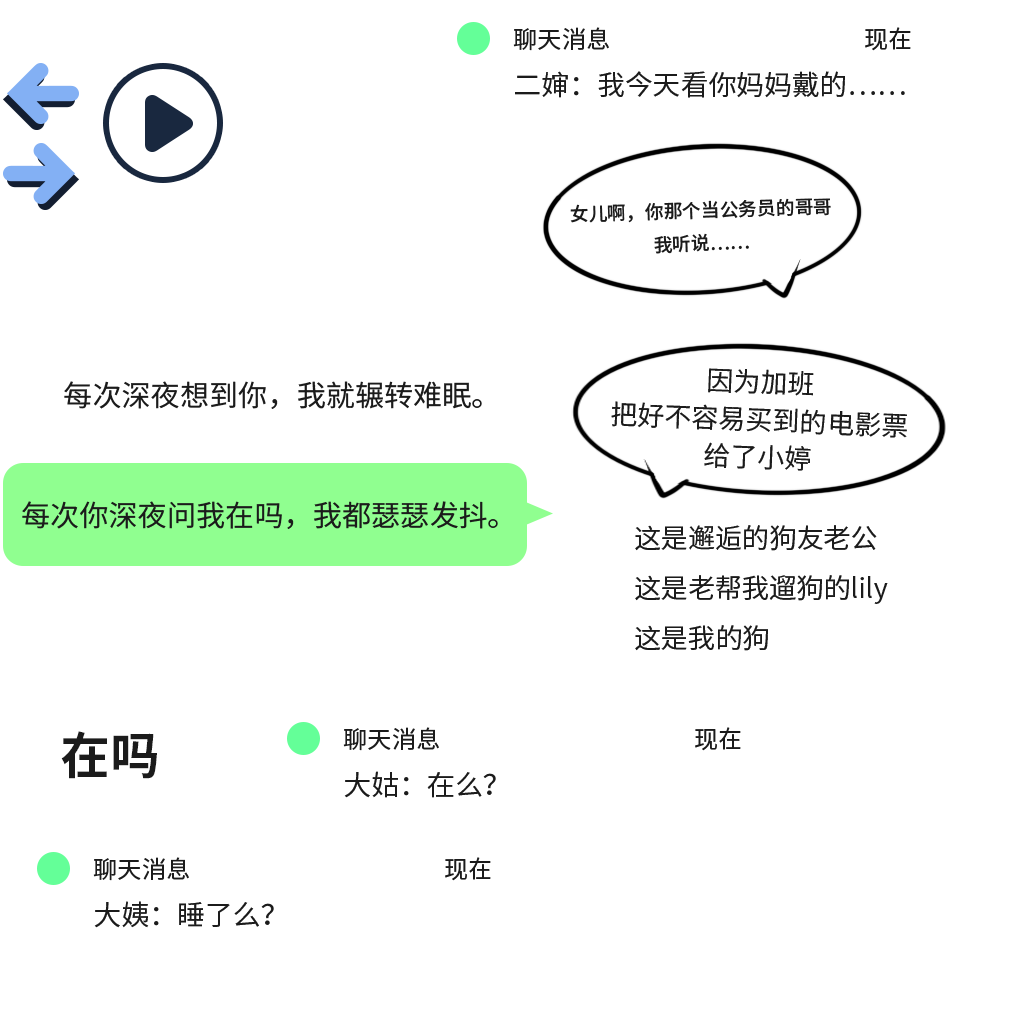
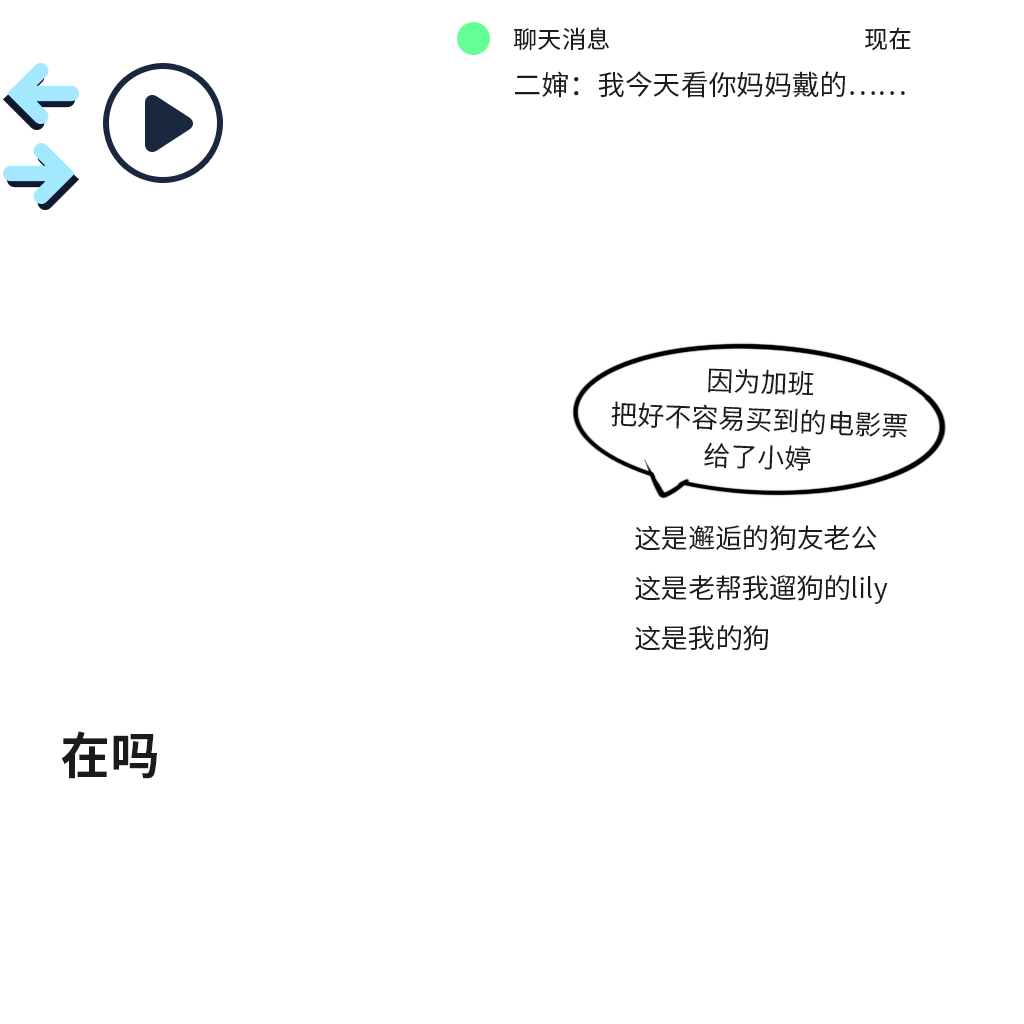
Two versions of the same layered image (1024 × 1024). Layer-by-layer changes:
hid group "2" (4 layers) over (37, 852, 491, 928)
hid group "1" (4 layers) over (287, 722, 741, 798)
hid group "对话框" (3rd of 4) (4 layers) over (3, 381, 553, 566)
added layer "左箭头" (1st of 2) above "右箭头" over (3, 63, 79, 130)
added layer "右箭头" (1st of 2) above "左箭头" over (3, 143, 79, 210)
hid "左箭头" (2nd of 2) over (3, 63, 79, 130)
hid group "女儿啊" (2 layers) over (542, 142, 863, 299)
hid "右箭头" (2nd of 2) over (3, 143, 79, 210)
